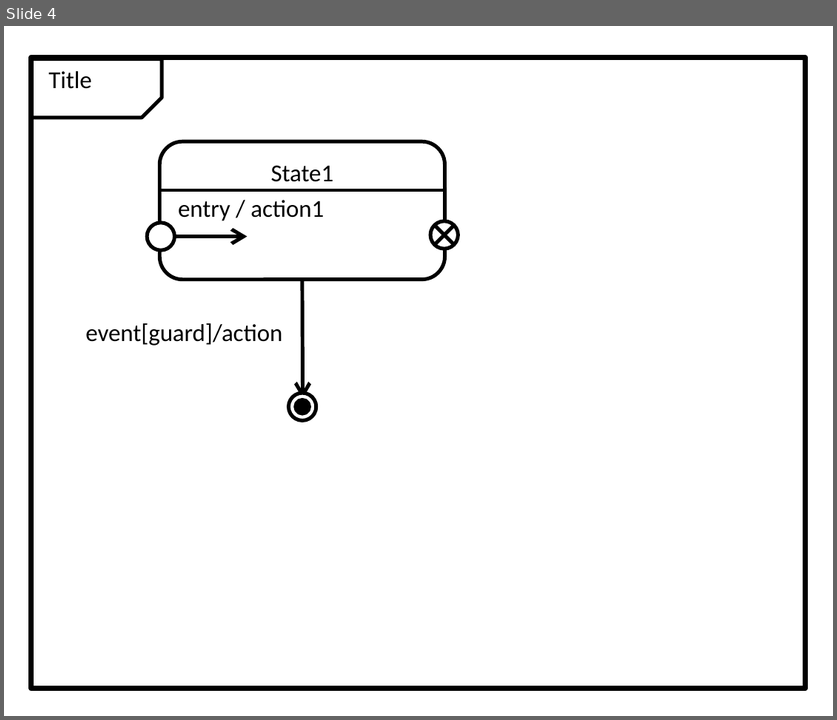
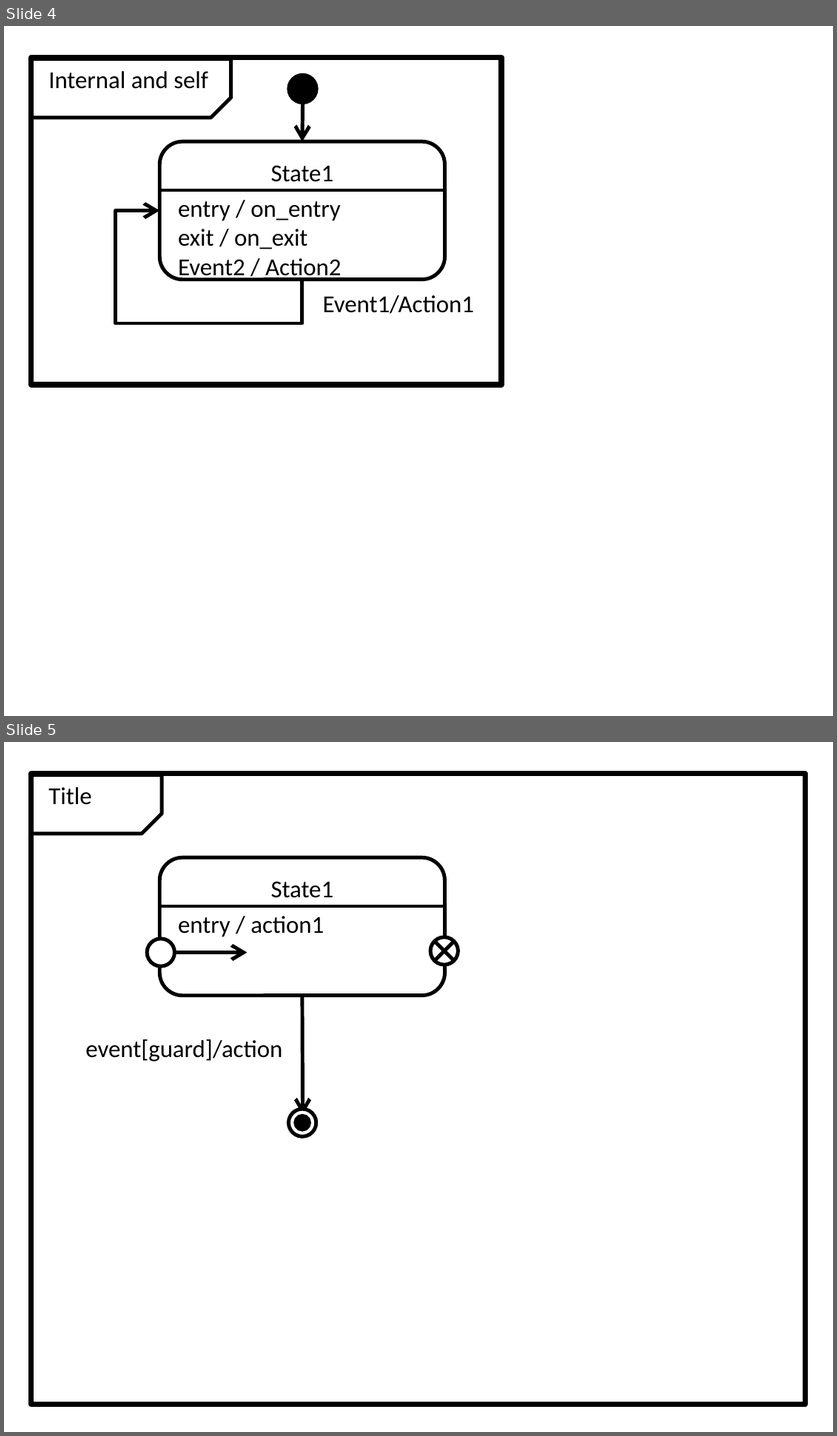
Before and after one commit to redboltz/cpp_sample, a slide deck: boost_training/msm/fig.pptx. Shown one above the other, each under a label of ours: slide 4 before the commit, slides 4 and 5 after it. The pictures are 837x720 and 837x1436 pixels, drawn with LibreOffice and Linux fonts; fonts in the diff are those of the drawing. Boxes give left, top, right and bottom in pixels: in the first picture for what was removed or moved away, otherwise in the second. Text is boxed around its words. In the diff, an @@ line names an element or a change of style, - is before the commit and + after.

Commit message:
modify state machine diagram

```diff
--- a/boost_training/msm/fig.pptx
+++ b/boost_training/msm/fig.pptx
@@ slide 4 added at [4,26,833,716], background #FFFFFF @@
@@ rectangle added at [31,58,500,385], outline #000000 2.25 pt @@
@@ snip rect added at [31,59,230,117], outline #000000 1.5 pt @@
@@ text added at [48,71,208,89], 10 pt, text #000000 @@
+Internal and self
@@ ellipse added at [288,75,316,103], fill #000000, outline #000000 1.5 pt @@
@@ arrow added from (302, 103) to (302, 141), #000000 1.5 pt @@
@@ rounded rectangle added at [160,141,446,280], outline #000000 1.5 pt, 10 pt, text #000000 @@
+State1
@@ line added from (160, 191) to (444, 191), #000000 1 pt @@
@@ text added at [178,201,341,281], 10 pt, text #000000 @@
+entry / on_entry
+exit / on_exit
+Event2 / Action2
@@ elbow arrow added from (302, 280) to (160, 210), #000000 1.5 pt @@
@@ text added at [323,295,474,314], 10 pt, text #000000 @@
+Event1/Action1
@@ what was slide 4 is now slide 5 @@
```
Also in this commit, not shown: 3 slides changed, 4 other files.
